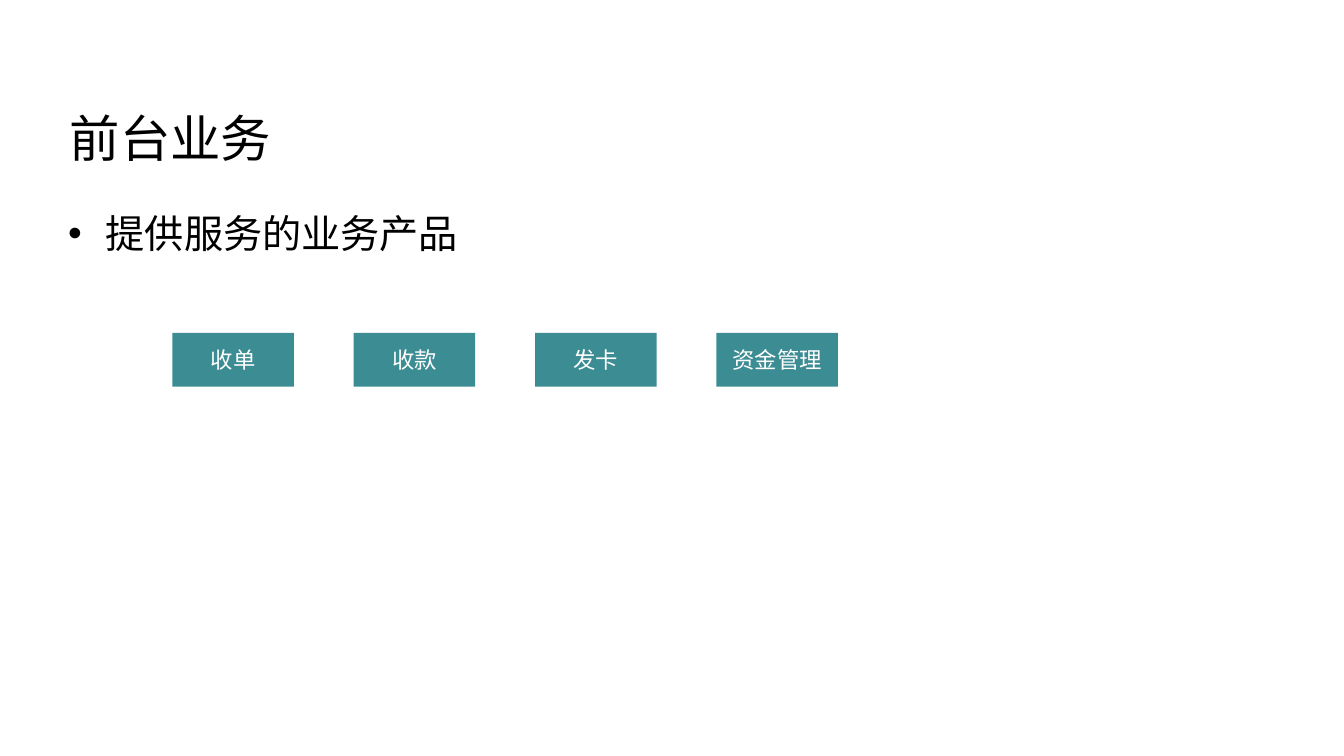
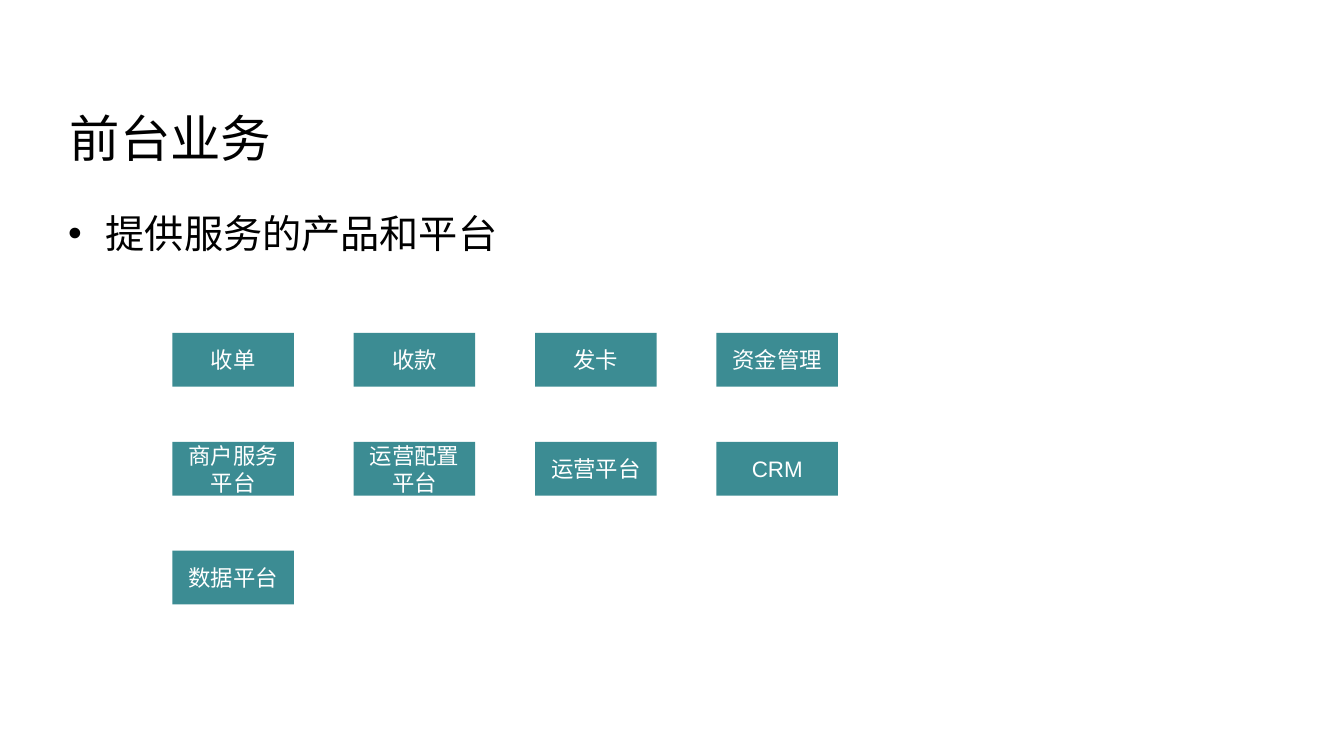
Before and after one commit to Wang-Ray/Wang-Ray.github.io, a slide deck: slide 8 of assets/attachment/关于软件架构 - v2.pptx. Drawn at 1344x756 pixels with LibreOffice and Linux fonts; fonts in the diff are those of the drawing; background and template pictures are left out. Boxes give left, top, right and bottom in pixels: in the first picture for what was removed or moved away, otherwise in the second. Text is boxed around its words. In the diff, an @@ line names an element or a change of style, - is before the commit and + after.

```diff
--- a/assets/attachment/关于软件架构 - v2.pptx
+++ b/assets/attachment/关于软件架构 - v2.pptx
@@ text at (106,215,497,251): text changed @@
-• 提供服务的业务产品
+• 提供服务的产品和平台
@@ rectangle added at (172,442,294,495), fill #3C8C93, 16 pt, text #FFFFFF @@
+商户服务平台
@@ rectangle added at (354,442,476,495), fill #3C8C93, 16 pt, text #FFFFFF @@
+运营配置平台
@@ rectangle added at (535,442,657,495), fill #3C8C93, 16 pt, text #FFFFFF @@
+运营平台
@@ rectangle added at (717,442,839,495), fill #3C8C93, 16 pt, text #FFFFFF @@
+CRM
@@ rectangle added at (172,551,294,604), fill #3C8C93, 16 pt, text #FFFFFF @@
+数据平台
```
Also in this commit, not shown: 5 other slides changed, 1 slide removed, 1 other file.
